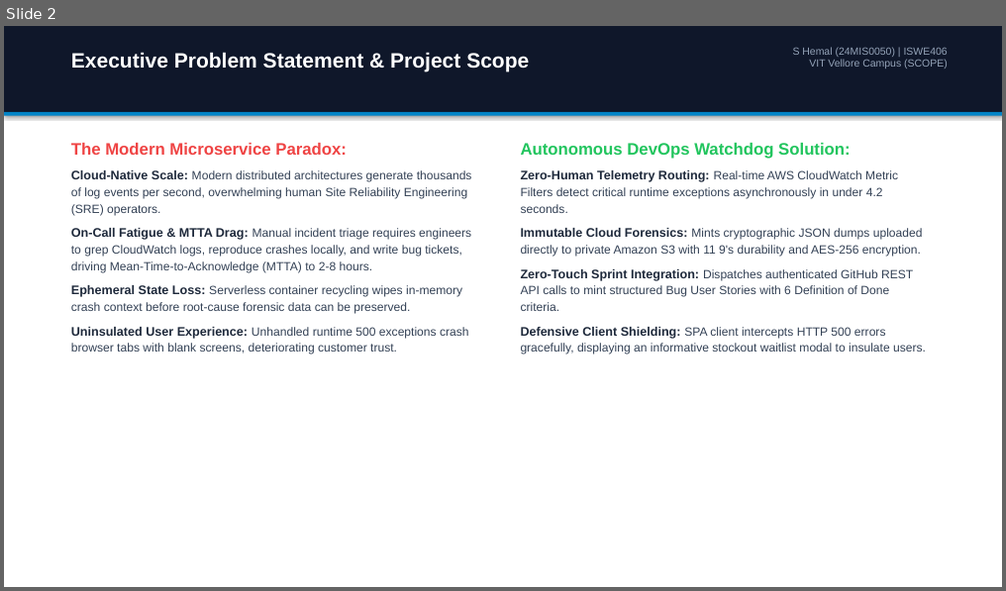
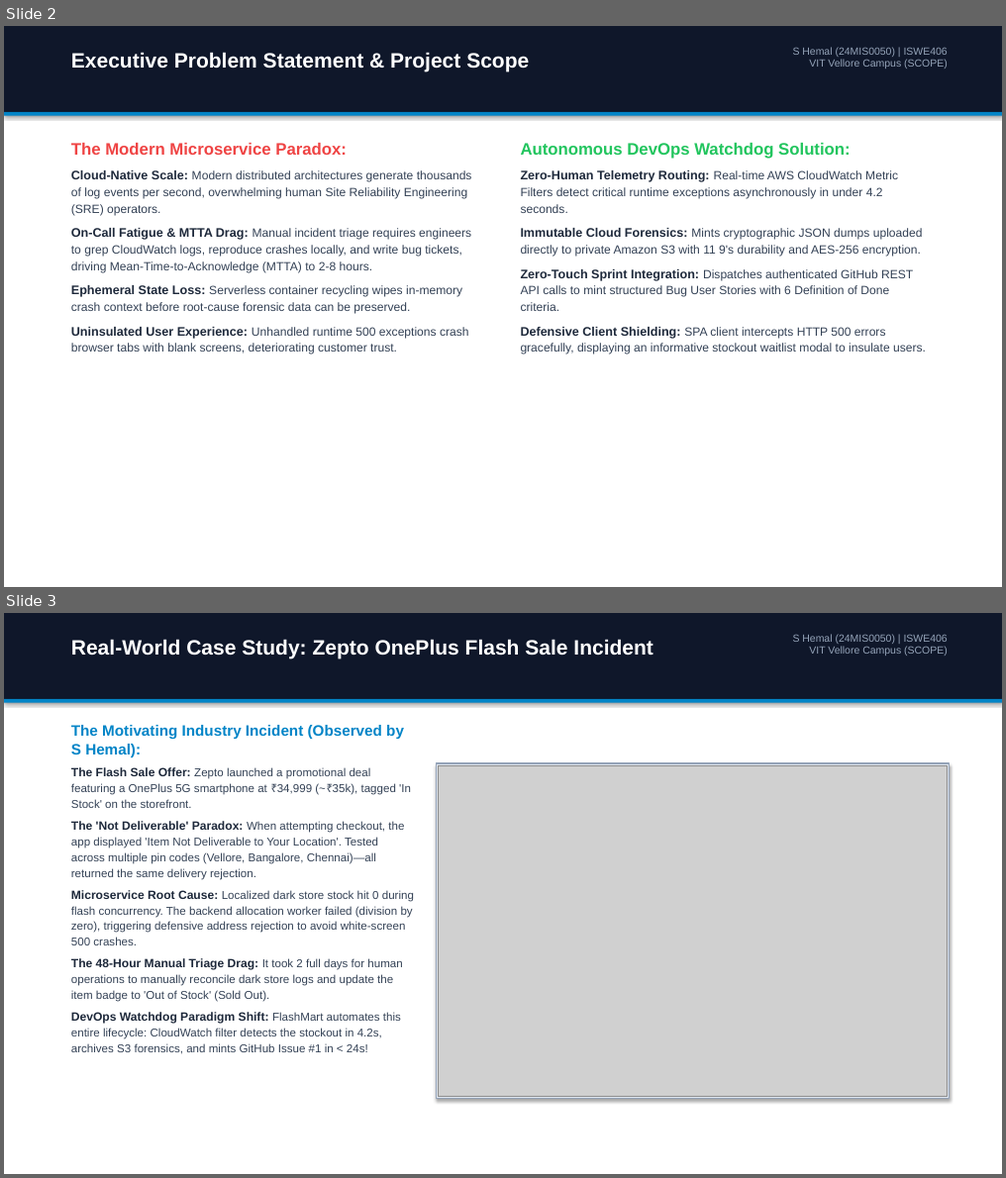
Before and after one commit to hemalexe/devopss-incident-watchdog, a slide deck: FlashMart_Incident_Watchdog_Application_Guide.pptx. Shown one above the other, each under a label of ours: slide 2 before the commit, slides 2 and 3 after it. The pictures are 1006x591 and 1006x1178 pixels, drawn with LibreOffice and Linux fonts; fonts in the diff are those of the drawing; grey boxes stand for pictures. Boxes give left, top, right and bottom in pixels: in the first picture for what was removed or moved away, otherwise in the second. Text is boxed around its words. In the diff, an @@ line names an element or a change of style, - is before the commit and + after.

Commit message:
feat(presentation): add real-world Zepto OnePlus 35k flash sale case study slide with proof graphic

```diff
--- a/FlashMart_Incident_Watchdog_Application_Guide.pptx
+++ b/FlashMart_Incident_Watchdog_Application_Guide.pptx
@@ slide 3 added at box(4, 613, 1002, 1174), background #FFFFFF @@
@@ rectangle added at box(4, 613, 1002, 699), fill #0F172A @@
@@ text added at box(71, 639, 653, 660), 20 pt, text #FFFFFF, bold @@
+Real-World Case Study: Zepto OnePlus Flash Sale Incident
@@ text added at box(793, 634, 947, 656), 10 pt, text #94A3B8 @@
+S Hemal (24MIS0050) | ISWE406
+VIT Vellore Campus (SCOPE)
@@ rectangle added at box(4, 699, 1002, 703), fill #0284C7 @@
@@ text added at box(71, 725, 414, 1055), 11 pt, text #334155 @@
+The Motivating Industry Incident (Observed by S Hemal):
+The Flash Sale Offer: Zepto launched a promotional deal featuring a OnePlus 5G smartphone at ₹34,999 (~₹35k), tagged 'In Stock' on the storefront.
+The 'Not Deliverable' Paradox: When attempting checkout, the app displayed 'Item Not Deliverable to Your Location'. Tested across multiple pin codes (Vellore, Bangalore, Chennai)—all returned the same delivery rejection.
+Microservice Root Cause: Localized dark store stock hit 0 during flash concurrency. The backend allocation worker failed (division by zero), triggering defensive address rejection to avoid white-screen 500 crashes.
+The 48-Hour Manual Triage Drag: It took 2 full days for human operations to manually reconcile dark store logs and update the item badge to 'Out of Stock' (Sold Out).
+DevOps Watchdog Paradigm Shift: FlashMart automates this entire lifecycle: CloudWatch filter detects the stockout in 4.2s, archives S3 forensics, and mints GitHub Issue #1 in < 24s!
@@ rectangle added at box(437, 763, 949, 1099), fill #E2E8F0, outline #94A3B8 1.2 pt @@
@@ picture added at box(439, 765, 947, 1097) @@
```
Also in this commit, not shown: 3 slides changed, 4 other files.
